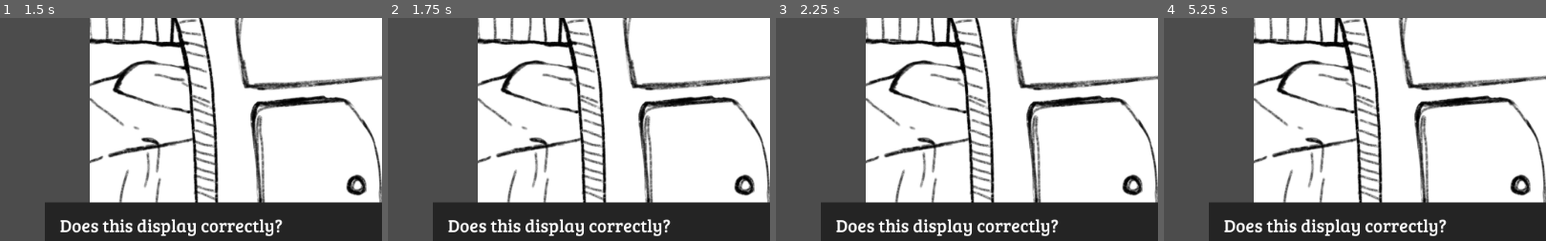
Above: before the commit, frames 1-4 (left to right).
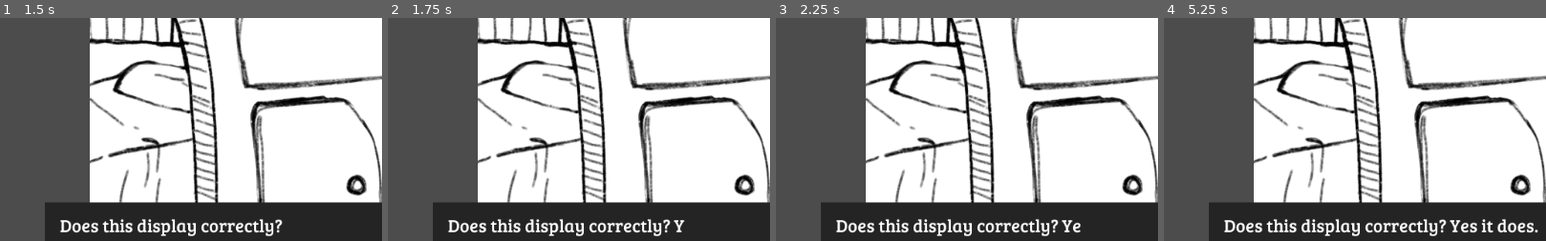
Above: after the commit, the same moments.

Repository: Dorthu/Pluck
Game: Godot game, scene res://main.tscn
The game is run twice, just before and just after one commit, with the same random seed, the same clock (stepped at 60 frames per second) and the same inputs.
Inputs (mouse positions are % of the whole screen's width and height, from its top left):
- Up to frame 1 (1.5 s): move the mouse to (72, 45) at 0.52 s; move the mouse to (30, 55) at 1.27 s
- Up to frame 2 (1.75 s): no input
- Up to frame 3 (2.25 s): tap Enter at 2 s; move the mouse to (60, 28) at 2.02 s
- Up to frame 4 (5.25 s): tap Space at 2.75 s; move the mouse to (45, 70) at 2.77 s; tap Enter at 3.5 s; move the mouse to (80, 65) at 3.52 s; move the mouse to (20, 35) at 4.27 s; move the mouse to (55, 50) at 5.02 s
The pictures show only the part of the screen within x 4-54%, y 29-79%; the shares and areas given below are measured in that part.

Frame 1 is identical in both runs. In frame 2, less than 0.1% of the frame differs, in the area x 74-78%, y 90-97%; in frame 3, 0.2%; in frame 4, 0.7%, in the area x 74-98%, y 90-97%.

Commit message:
+ Working Text Animations
After a bit of work on the dialog interface, I now have three different
text "styles" that can be used when displaying dialogs.  They're
governed by the `|` character in the text string, and the character
following it.  For example, I string like `This is normal.` would appear
at the normal text speed, but a string like `|_This is slow.` would show
up much more slowly.  You may've seen this kind of effect in other games
(I'm lifiting it right out of Undertale, personally, but take your
pick), and I find it conveys a lot of emotion with little/no animation
(which is what this game is going to have).  For example, a string like
`I need you to |!stop |!it |!now.` would appear normally until "stop",
then "stop", "it", and "now" would all appear at once, which conveys the
emphasis put on the words when spoken.  I've found this to be equally
impactful and intuitive; nothing in a game told me that the way the text
appears conveys this feeling, but I got it immediately anyway.

My next step is to make objects that can live in scenes and that can
display dialogs when clicked on; I intend for the editor to have a slot
for putting their descriptions in, and that said descriptions are parsed
using this formatting.  This should make developing rooms pretty quick.

In other news, Sara and I have come up with the first two objectives -
to fetch a backpack by convincing the plant that is the hook it's hung
up on to unfurl and allow its taking, and to appease some kind of
monster so that you can take a potion of some sort (which will itself
require attracting a bumblebee to get the item the first monster
wanted).  I guess I need to put some thought into an inventory pretty
soon too.

Diff:
--- a/src/DialogController.gd
+++ b/src/DialogController.gd
@@ -18,7 +18,7 @@
 
 func _ready():
 	self.add_box()
-	cur_box.set_text("Does this display correctly?")
+	cur_box.set_text("Does this display correctly? |_Yes it does.|! SCARY TEXT |! NUMBER TWO")
 	cur_box.start()
 
 
--- a/src/dialog.gd
+++ b/src/dialog.gd
@@ -12,6 +12,7 @@
 # LETTER_SPEED refers to how long it takes for each letter
 # to appear.
 var ticker: float
+var text_parser: TextParser
 const LETTER_SPEED := .05
 
 func _ready():
@@ -27,6 +28,7 @@
 
 func set_text(text):
 	self.text = text
+	self.text_parser = TextParser.new(text)
 
 
 func start():
@@ -37,16 +39,106 @@
 		return
 
 	self.ticker += delta
-	var visible_chars = floor(self.ticker / LETTER_SPEED)
-
-	if visible_chars > self.text.length():
-		self.visible_text = self.text
-		self.ticker = -1
-		update()
-	elif visible_chars > 0:
-		self.visible_text = self.text.substr(0, visible_chars)
-		update()
+	self.visible_text = self.text_parser.get_text(self.ticker)
+	update()
 
 
 func _draw():
 	draw_string(self.font, self.text_origin.position, self.visible_text)
+
+class TextParser:
+	var raw_text: String
+	var token_count: int
+	var parts: Array
+
+	func _init(text: String):
+		self.raw_text = text
+		self.parse()
+
+	func parse():
+		var raw_parts := self.raw_text.split("|")
+		var cumulative_delay := 0.0
+
+		for p in raw_parts:
+			var new_text: Text
+
+			match p.left(1):
+				'!': # ALL AT ONCE
+					new_text = SuddenText.new(p.substr(1, len(p)), cumulative_delay)
+				'_': # s l o w  t e x t
+					new_text = SlowText.new(p.substr(1, len(p)), cumulative_delay)
+				_: # The default case
+					new_text = NormalText.new(p, cumulative_delay)
+
+			cumulative_delay += new_text.get_time_taken()
+			parts.append(new_text)
+
+	func get_text(ticker_time):
+		var ret := ""
+		for p in parts:
+			if p.delay > ticker_time:
+				break
+			ret += p.get_text(ticker_time)
+
+		return ret
+
+class Text:
+	# Base class for all text that's parsed above.
+	# Splits text into tokens and returns what it should print
+	# based on its built in delay and the amount of time it takes per
+	# character.
+	var raw_text: String
+	var tokens: Array
+	var delay: float
+	var letter_speed: float
+
+	func _init(text: String, delay: float):
+		self.raw_text = text
+		self.delay = delay
+		self.letter_speed = LETTER_SPEED
+		self.parse()
+
+	func get_time_taken():
+		return len(self.tokens) * self.letter_speed
+
+	func parse():
+		pass
+
+	func get_text(ticker_time: float):
+		# ticker_time is the total time taken since the display was
+		# started
+		var my_time := ticker_time - self.delay
+		var show_tokens := floor(my_time / self.letter_speed)
+
+		var ret := ""
+
+		if show_tokens > len(self.tokens):
+			show_tokens = len(self.tokens)
+
+		for i in range(0, show_tokens):
+			ret += self.tokens[i]
+
+		return ret
+
+
+class NormalText extends Text:
+	func _init(text: String, delay: float).(text, delay):
+		pass
+
+	func parse():
+		self.tokens = []
+		for c in self.raw_text:
+			tokens.append(c)
+
+
+class SlowText extends NormalText:
+	func _init(text: String, delay: float).(text, delay):
+		self.letter_speed = LETTER_SPEED * 6
+
+
+class SuddenText extends Text:
+	func _init(text: String, delay: float).(text, delay):
+		self.letter_speed = LETTER_SPEED * 20
+
+	func parse():
+		self.tokens = [self.raw_text]
